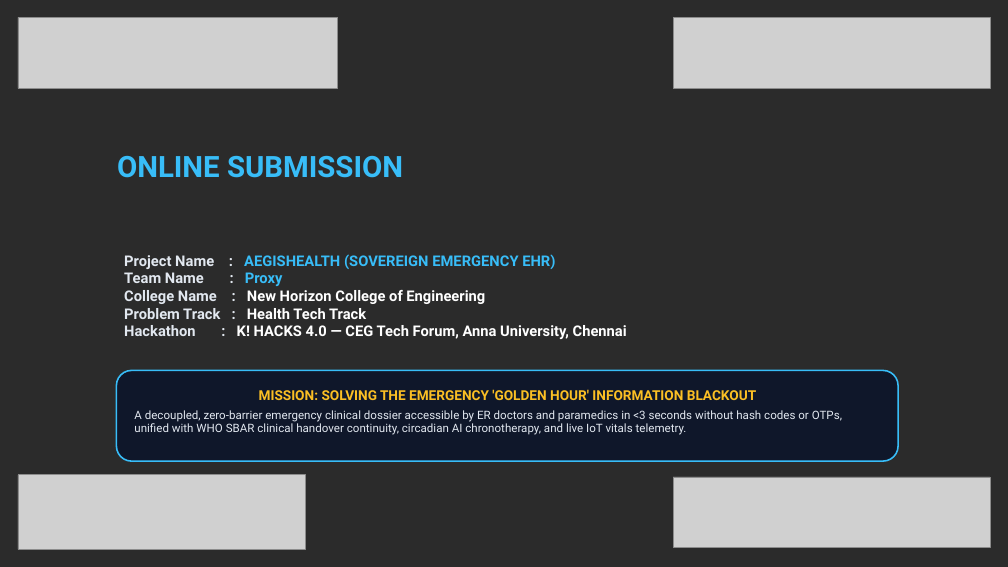
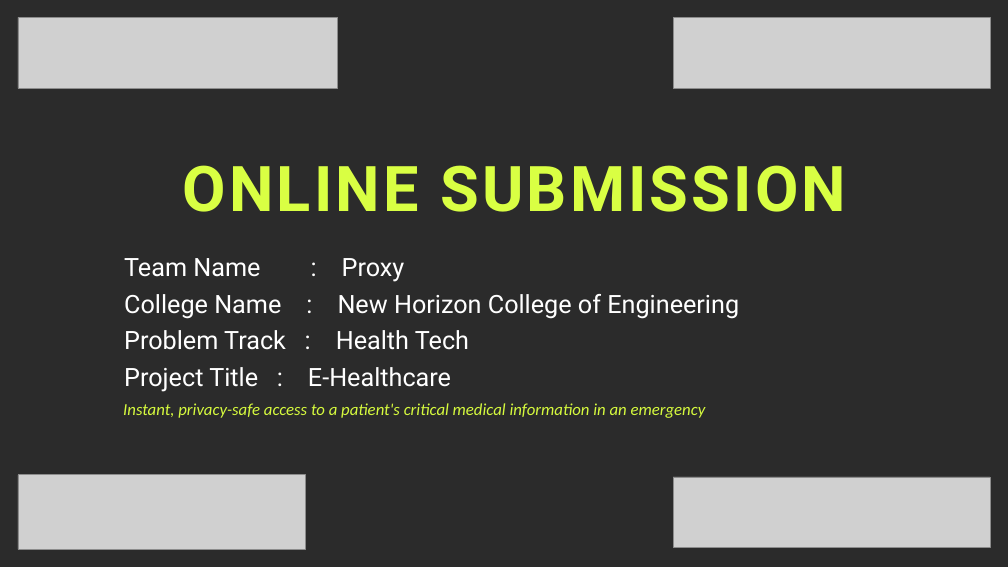
Before and after one commit to yogeshwaran2344/e-healthcare, a slide deck: slide 1 of Khacks_4.0_Proxy_Submission.pptx. Drawn at 1008x567 pixels with LibreOffice and Linux fonts; fonts in the diff are those of the drawing; grey boxes stand for pictures; background and template pictures are left out; a plain dark background stands for a picture behind light text. Boxes give left, top, right and bottom in pixels: in the first picture for what was removed or moved away, otherwise in the second. Text is boxed around its words. In the diff, an @@ line names an element or a change of style, - is before the commit and + after.

Commit message:
feat(hackathon): polish K! Hacks 4.0 PPTX layout and visual alignment

```diff
--- a/Khacks_4.0_Proxy_Submission.pptx
+++ b/Khacks_4.0_Proxy_Submission.pptx
@@ text "ONLINE SUBMISSION" at (183, 165, 846, 212): size 28 to 60 pt, text colour #38BDF8 to #D9FF43, letter spacing 0 to 3 pt, letter outline none to #D9FF43 2.25 pt; alignment left to centre @@
@@ text at (124, 254, 555, 269): paragraph removed @@
-Project Name : AEGISHEALTH (SOVEREIGN EMERGENCY EHR)
@@ text at (124, 258, 739, 319): size 14 to 24 pt, bold off in "Team Name : Proxy", "College Name : New Horizon College of ..."; text colour #E2E8F0 to #FFFFFF in "Team Name :", "College Name :"; text colour #38BDF8 to #FFFFFF in "Proxy"; more space between paragraphs @@
@@ text at (308, 330, 469, 387): text changed; size 14 to 24 pt; bold off @@
-Problem Track : Health Tech Track
-Hackathon : K! HACKS 4.0 — CEG Tech Forum, Anna University, Chennai
+Problem Track : Health Tech
+Project Title : E-Healthcare
@@ text "Instant, privacy-safe access to a ...": place and size @@
-text "Instant, privacy-safe access to a ..." at (116, 371, 898, 461)
+text "Instant, privacy-safe access to a ..." at (123, 403, 706, 418)
@@ text "Instant, privacy-safe access to a ..." at (123, 403, 706, 418): fill #0F172A to none; outline #38BDF8 1.5 pt to none @@
@@ text at (123, 403, 706, 418): text changed; size 11 to 16 pt; font Roboto to Calibri; text colour #E2E8F0 to #D6FA3E; italic on @@
-MISSION: SOLVING THE EMERGENCY 'GOLDEN HOUR' INFORMATION BLACKOUT
-A decoupled, zero-barrier emergency clinical dossier accessible by ER doctors and paramedics in <3 seconds without hash codes or OTPs, unified with WHO SBAR clinical handover continuity, circadian AI chronotherapy, and live IoT vitals telemetry.
+Instant, privacy-safe access to a patient's critical medical information in an emergency
```
Also in this commit, not shown: 6 other slides changed, 1 slide added, 1 slide removed, 1 other file.
